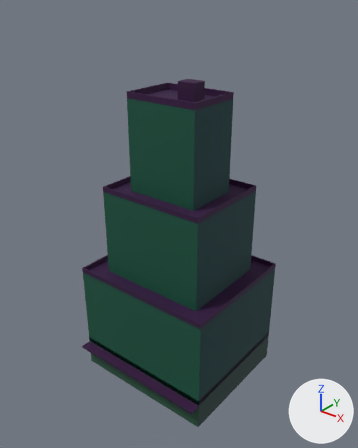
Before and after pictures for a commit that changed the glTF model public/assets/buildings/midrise_f.glb.
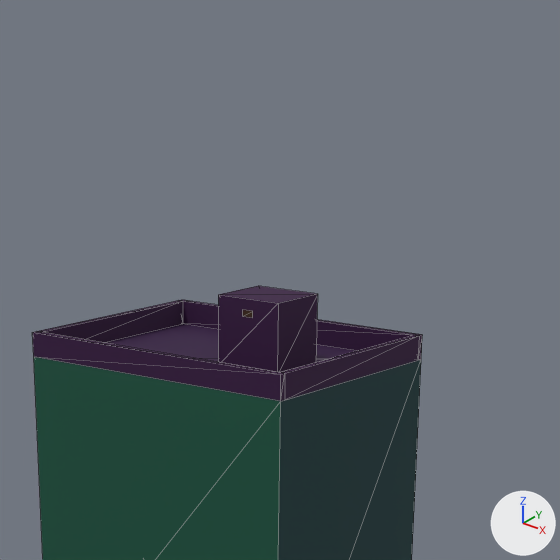
Old and new are each drawn whole from a camera (50 mm lens) standing at (47.0, -59.0, 65.4) and looking at (0.6, -1.0, 29.4) and again close up on the part from 33% to 76% of the width and 0% to 34% of the height. The lights are fixed; the arrows at lower right show +X, +Y and +Z. The older version's two pictures come first. The close-ups show mesh edges as thin lines. Vertices at exactly the same position are counted once.

In view in the first close-up: 'midrise_f'.
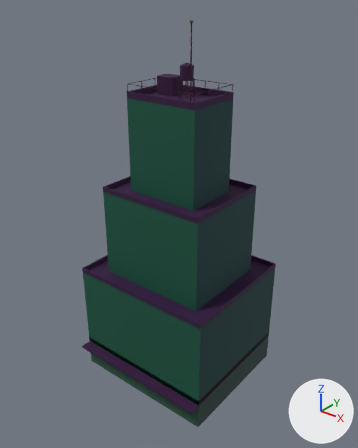
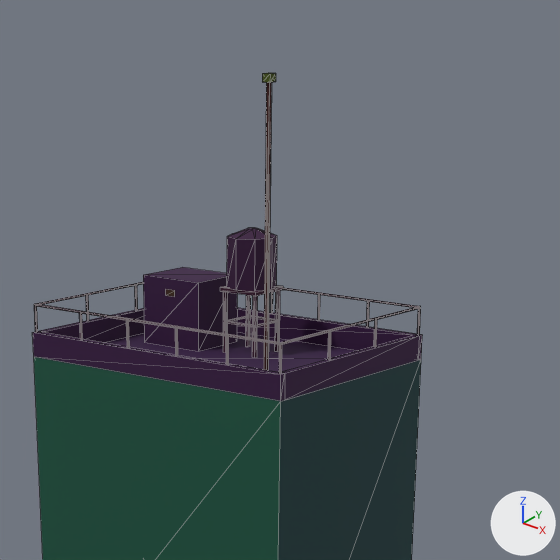
The change, as JSON lines over the scene's bpy script:
```json
{"block": "me_midrise_f", "where": "# used by ob_midrise_f; location = (0.0, -0.9, 26.3); scale = (26.3, 26.3, 26.3)"}
{"op": "remove", "block": "me_midrise_f", "code": "me_midrise_f.from_pydata(...)  # 128 vertices, 222 faces; spans x -0.49..0.49, y -0.46..0.46, z -1.0..1.0"}
{"op": "add", "block": "me_midrise_f", "code": "me_midrise_f.from_pydata(...)  # 392 vertices, 548 faces; spans x -0.42..0.42, y -0.4..0.4, z -1.0..1.0"}
{"block": "me_midrise_f", "change": "me_midrise_f part 1: the loose piece of 28 vertices spanning x -0.24..0.24, y -0.15..0.22, z 0.32..0.93 is scaled about its middle by 0.864, then moved by (0.0, 0.0, -0.22)"}
{"block": "me_midrise_f", "change": "me_midrise_f part 2: the loose piece of 8 vertices spanning x 0.02..0.14, y -0.02..0.08, z 0.89..1.0 is moved by (-0.19, 0.05, -0.27)"}
{"block": "me_midrise_f", "change": "me_midrise_f part 3: the loose piece of 4 vertices spanning x 0.07..0.09, y -0.02, z 0.97..0.98 is moved by (-0.19, 0.06, -0.27)"}
{"block": "me_midrise_f", "change": "me_midrise_f part 4: the loose piece of 8 vertices spanning x 0.02..0.14, y -0.02..0.08, z 0.89..1.0 is copied, and the copy is scaled about its middle by (0.0396, 0.0469, 3.33), then moved by (0.03, -0.06, -0.13); it spans x 0.11, y -0.03..-0.02, z 0.64..0.99"}
{"block": "me_midrise_f", "change": "me_midrise_f part 5: the loose piece of 8 vertices spanning x 0.02..0.14, y -0.02..0.08, z 0.89..1.0 is copied, and the copy is scaled about its middle by (0.104, 0.12, 0.0929), then moved by (0.03, -0.06, 0.05); it spans x 0.1..0.11, y -0.03..-0.02, z 0.99..1.0"}
{"block": "me_midrise_f", "change": "me_midrise_f part 6: a new loose piece, a box spanning x -0.0254..0.0254, y 0.057..0.0597, z 0.6751..0.6777, in mat_m_facade"}
{"block": "me_midrise_f", "change": "me_midrise_f part 7: a new loose piece, a box spanning x -0.0267..-0.024, y 0.0584..0.1091, z 0.6751..0.6777, in mat_m_facade"}
{"block": "me_midrise_f", "change": "me_midrise_f part 8: a new loose piece, a box spanning x 0.024..0.0267, y 0.0584..0.1091, z 0.6751..0.6777, in mat_m_facade"}
{"block": "me_midrise_f", "change": "me_midrise_f part 9: a new loose piece, a box spanning x -0.0304..0.0304, y 0.0533..0.1141, z 0.7175..0.7224, in mat_m_facade"}
{"block": "me_midrise_f", "change": "me_midrise_f part 10"}
{"block": "me_midrise_f", "change": "200 vertices are added at x -0.21..0.21, y -0.13..0.18, z 0.64..0.8"}
{"block": "me_midrise_f", "change": "8 new vertices lie (0.0, 0.0, 0.07) away from vertices in x -0.03..0.03, y 0.05..0.12, z 0.72"}
{"block": "me_midrise_f", "change": "246 new faces join them"}
{"block": "me_midrise_f", "change": "other edits to the shape of me_midrise_f do not show in these pictures"}
{"op": "set", "path": "ob_midrise_f.location", "old": "(0.0, -0.9, 26.3)", "new": "(0.0, -0.9, 30.45)"}
{"op": "set", "path": "ob_midrise_f.scale", "old": "(26.3, 26.3, 26.3)", "new": "(30.5, 30.5, 30.5)"}
```

What differs and where, as boxes (x1, y1, x2, y2) in the close-ups (560 x 560 px; the box of a moved part takes in the faces that stretch with it):
```json
{"object": "midrise_f", "change": "reshaped, moved, rescaled", "before": [32, 286, 422, 560], "after": [32, 73, 422, 560]}
{"part": 1, "of": "me_midrise_f", "change": "moved or reshaped", "before": [32, 300, 422, 377], "after": [32, 308, 422, 377]}
{"part": 2, "of": "me_midrise_f", "change": "moved or reshaped", "before": [218, 286, 318, 372], "after": [143, 267, 237, 351]}
{"part": 3, "of": "me_midrise_f", "change": "moved or reshaped", "before": [243, 310, 253, 318], "after": [166, 289, 175, 297]}
{"part": 4, "of": "me_midrise_f", "change": "added", "after": [264, 82, 272, 371]}
{"part": 5, "of": "me_midrise_f", "change": "added", "after": [262, 73, 276, 82]}
{"part": 6, "of": "me_midrise_f", "change": "added", "after": [226, 321, 252, 327]}
{"part": 7, "of": "me_midrise_f", "change": "added", "after": [228, 316, 248, 322]}
{"part": 8, "of": "me_midrise_f", "change": "added", "after": [257, 320, 277, 327]}
{"part": 9, "of": "me_midrise_f", "change": "added", "after": [220, 285, 283, 296]}
{"part": 10, "of": "me_midrise_f", "change": "added", "after": [34, 228, 421, 374]}
```
